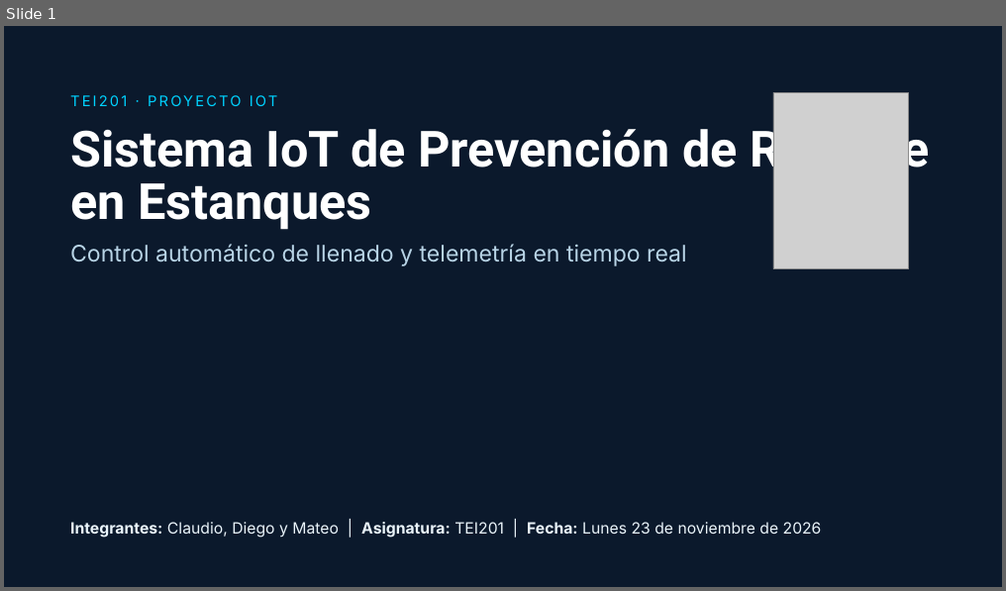
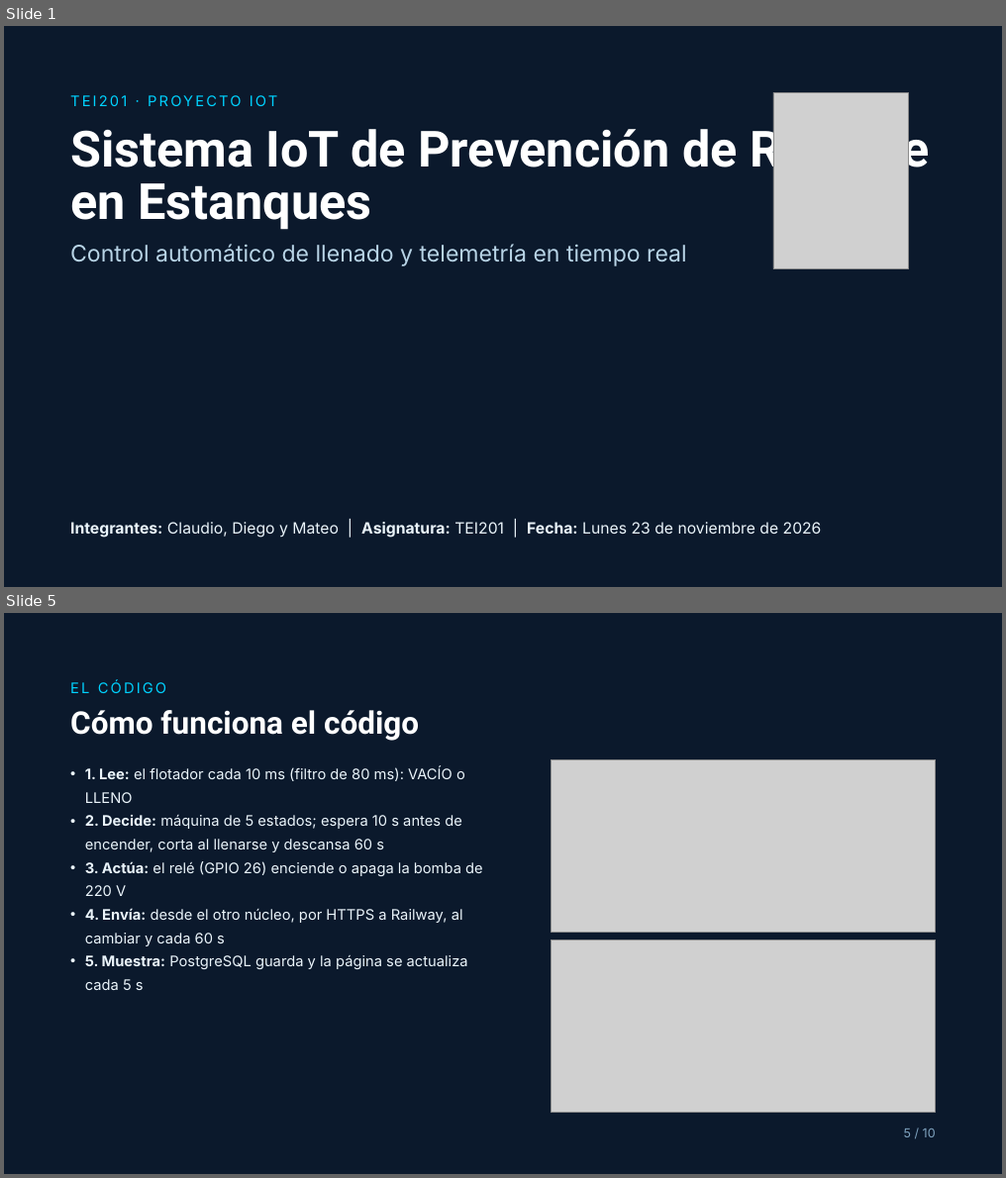
Before and after one commit to mcandela123/esp32-railway-estanque, a slide deck: documentacion/presentacion/presentacion_estanque.pptx. Shown one above the other, each under a label of ours: slide 1 before the commit, slides 1 and 5 after it; the slides between them are not shown. The pictures are 1006x591 and 1006x1178 pixels, drawn with LibreOffice and Linux fonts; fonts in the diff are those of the drawing; grey boxes stand for pictures. Boxes give left, top, right and bottom in pixels: in the first picture for what was removed or moved away, otherwise in the second. Text is boxed around its words. In the diff, an @@ line names an element or a change of style, - is before the commit and + after.

```diff
--- a/documentacion/presentacion/presentacion_estanque.pptx
+++ b/documentacion/presentacion/presentacion_estanque.pptx
@@ slide 5 added at (4,613,1002,1174), background #0B192C @@
@@ text added at (70,682,166,693), 14 pt, text #00D2FF @@
+EL CÓDIGO
@@ title added at (70,710,419,741), 30 pt, text #FFFFFF, bold @@
+Cómo funciona el código
@@ picture added at (551,760,936,932) @@
@@ text added at (85,766,483,990), 14 pt, text #EAF4FA @@
+• 1. Lee: el flotador cada 10 ms (filtro de 80 ms): VACÍO o LLENO
+• 2. Decide: máquina de 5 estados; espera 10 s antes de encender, corta al llenarse y descansa 60 s
+• 3. Actúa: el relé (GPIO 26) enciende o apaga la bomba de 220 V
+• 4. Envía: desde el otro núcleo, por HTTPS a Railway, al cambiar y cada 60 s
+• 5. Muestra: PostgreSQL guarda y la página se actualiza cada 5 s
@@ picture added at (551,940,936,1112) @@
@@ text added at (904,1129,936,1138), 12 pt, text #7FA3BF @@
+5 / 10
```
Also in this commit, not shown: 6 slides changed, 2 other slides added, 1 slide removed, 4 other files.
